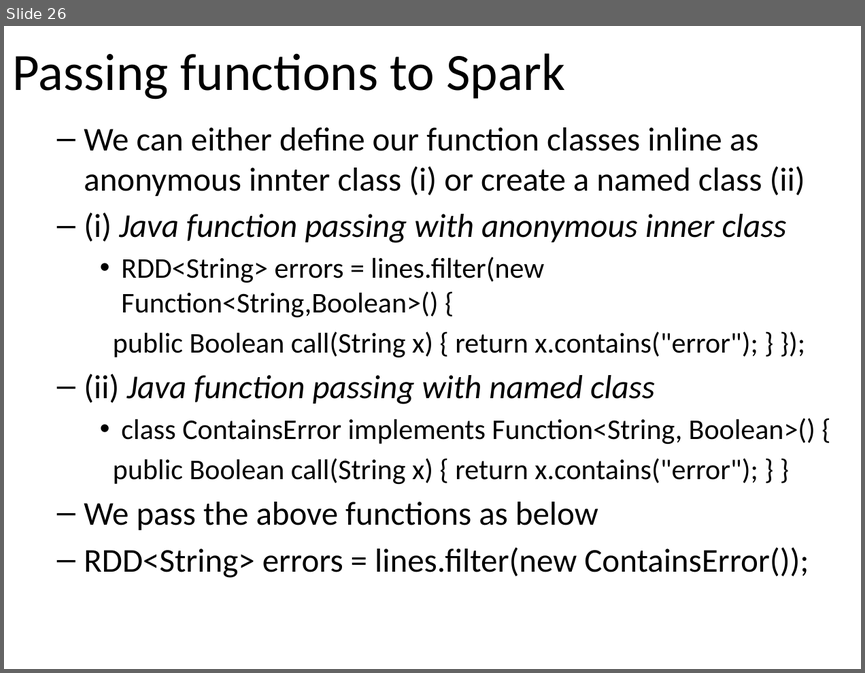
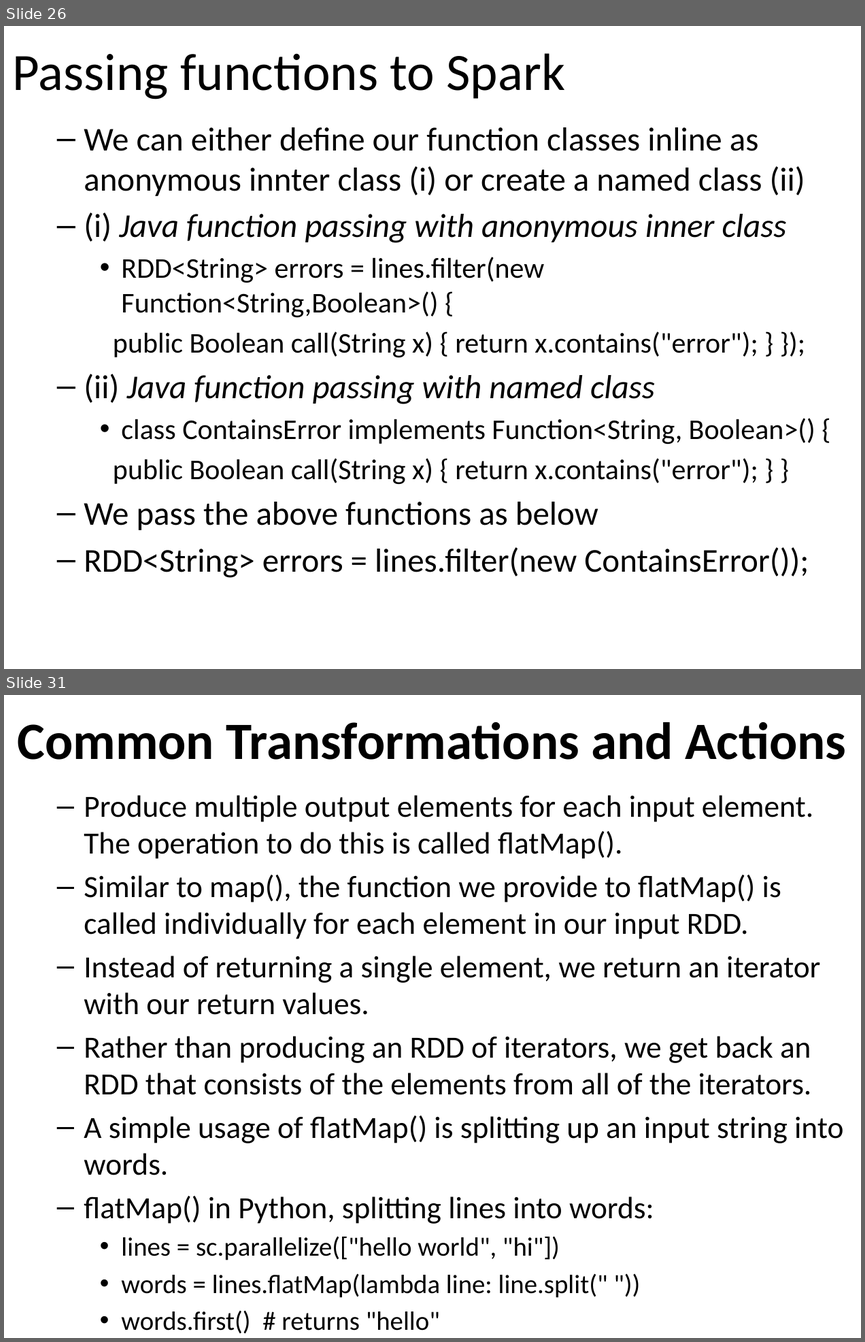
Before and after one commit to email2dorababu/SCALA_Reading, a slide deck: Spark_PPT/Spark_Learning_Spark_part2.pptx. Shown one above the other, each under a label of ours: slide 26 before the commit, slides 26 and 31 after it; the slides between them are not shown. The pictures are 865x673 and 865x1342 pixels, drawn with LibreOffice and Linux fonts; fonts in the diff are those of the drawing. Boxes give left, top, right and bottom in pixels: in the first picture for what was removed or moved away, otherwise in the second. Text is boxed around its words. In the diff, an @@ line names an element or a change of style, - is before the commit and + after.

```diff
--- a/Spark_PPT/Spark_Learning_Spark_part2.pptx
+++ b/Spark_PPT/Spark_Learning_Spark_part2.pptx
@@ slide 31 added at [4, 695, 861, 1338], background #FFFFFF @@
@@ title added at [17, 722, 846, 760], 44 pt, text #000000, bold @@
+Common Transformations and Actions
@@ text added at [84, 795, 843, 1334], 25.9 pt, text #000000 @@
+  – Produce multiple output elements for each input element. The operation to do this is called flatMap().
+  – Similar to map(), the function we provide to flatMap() is called individually for each element in our input RDD.
+  – Instead of returning a single element, we return an iterator with our return values.
+  – Rather than producing an RDD of iterators, we get back an RDD that consists of the elements from all of the iterators.
+  – A simple usage of flatMap() is splitting up an input string into words.
+  – flatMap() in Python, splitting lines into words:
+    • lines = sc.parallelize(["hello world", "hi"])
+    • words = lines.flatMap(lambda line: line.split(" "))
+    • words.first() # returns "hello"
```
Also in this commit, not shown: 16 other slides added.
